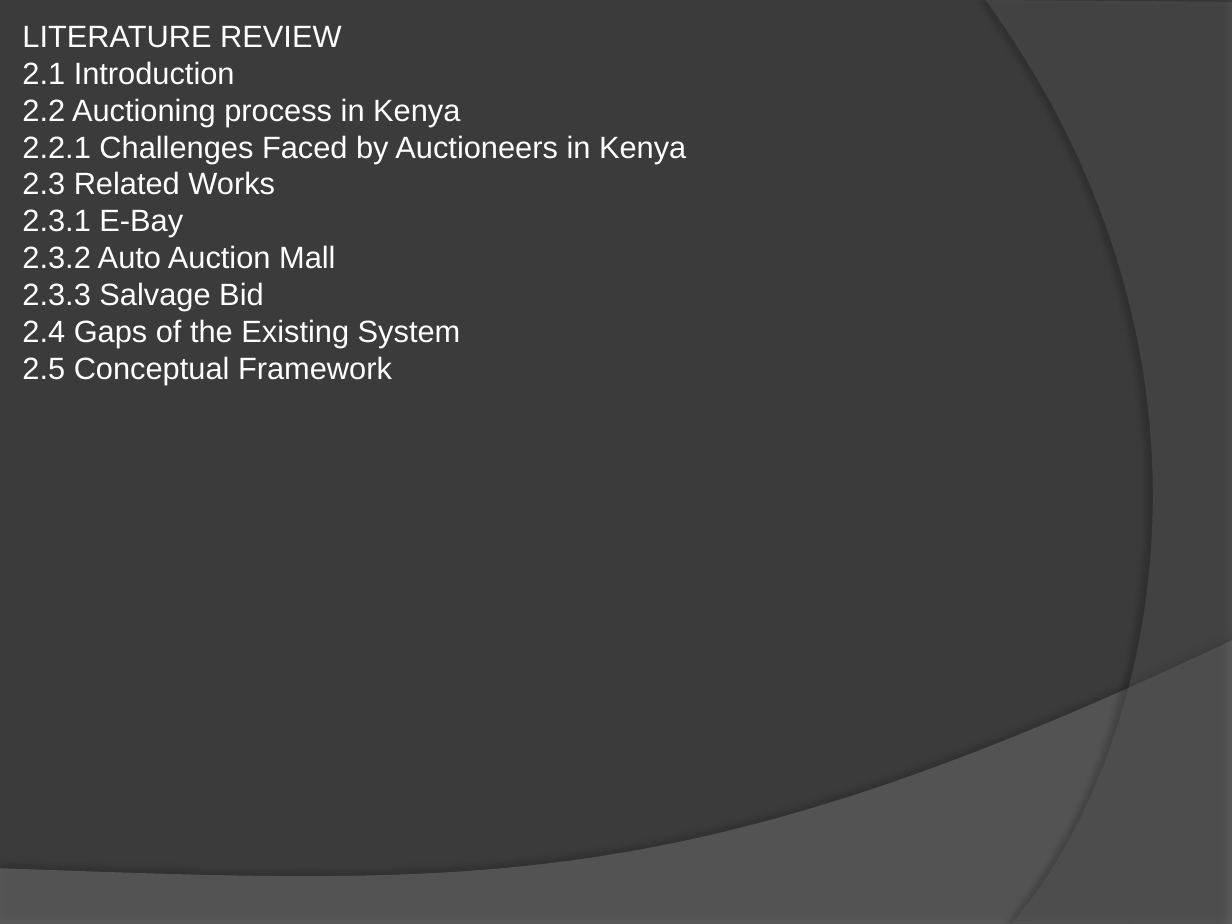
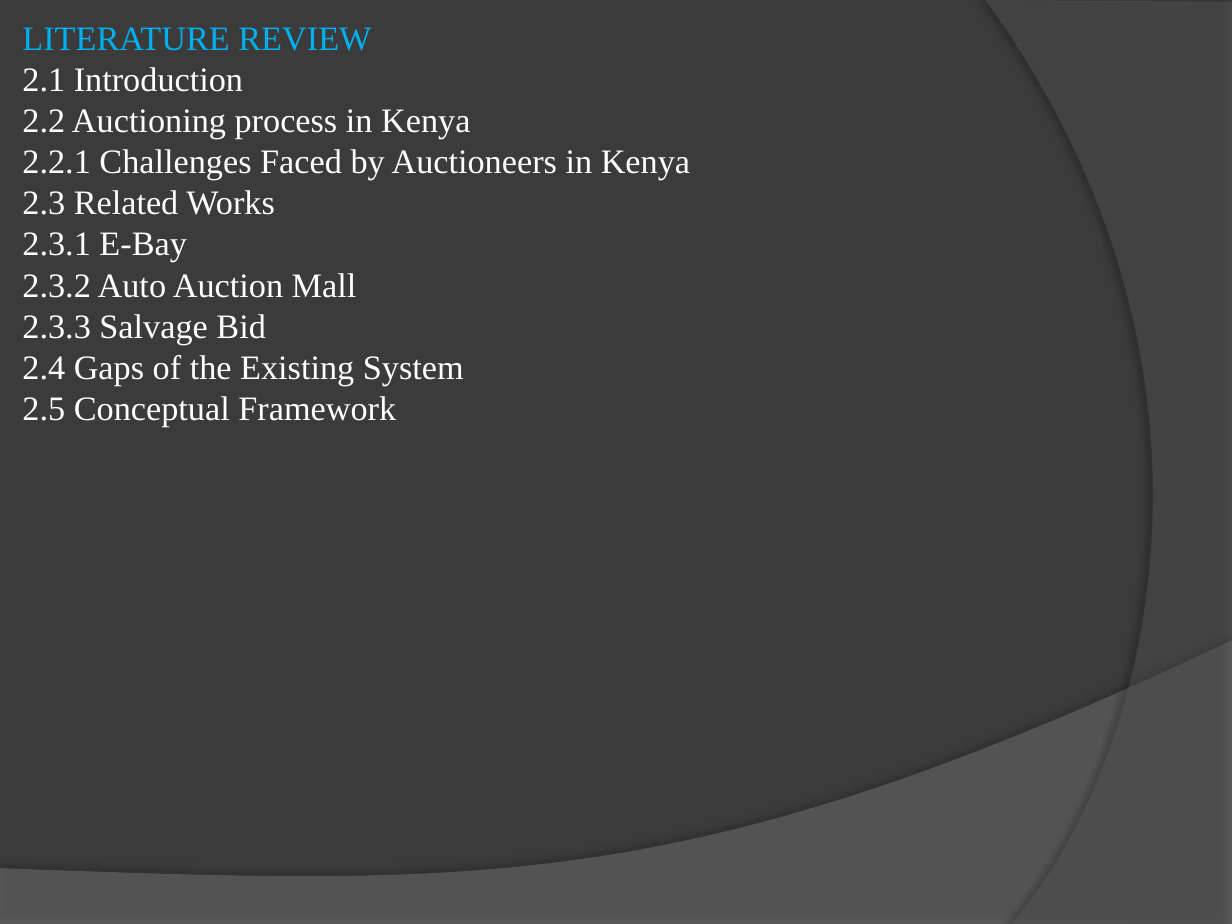
Before and after one commit to NickBwalley/Online-Car-Auctioning-System-Documentation, a slide deck: slide 3 of OCAS/Nicholas Bwalley_PowerPoint_122790.pptx. Drawn at 1232x924 pixels with LibreOffice and Linux fonts; fonts in the diff are those of the drawing. Boxes give left, top, right and bottom in pixels: in the first picture for what was removed or moved away, otherwise in the second. Text is boxed around its words. In the diff, an @@ line names an element or a change of style, - is before the commit and + after.

Commit message:
powerpoint

```diff
--- a/OCAS/Nicholas Bwalley_PowerPoint_122790.pptx
+++ b/OCAS/Nicholas Bwalley_PowerPoint_122790.pptx
@@ text "LITERATURE REVIEW" at box(22, 27, 690, 427): size 18 to 20 pt, font Arial to Times New Roman; text colour #FFFFFF to #00B0F0 in "LITERATURE REVIEW" @@
```
Also in this commit, not shown: 8 other slides changed.
